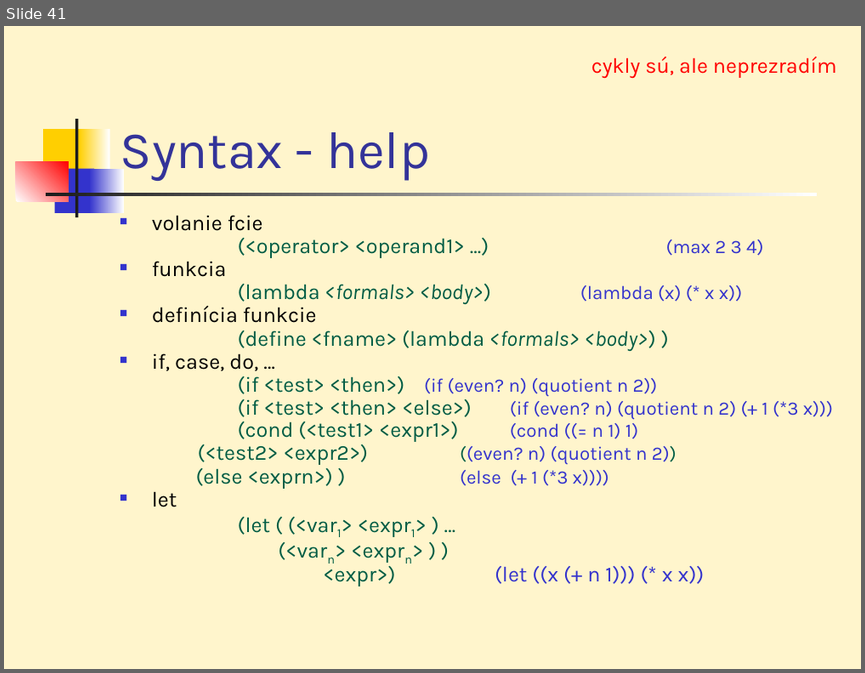
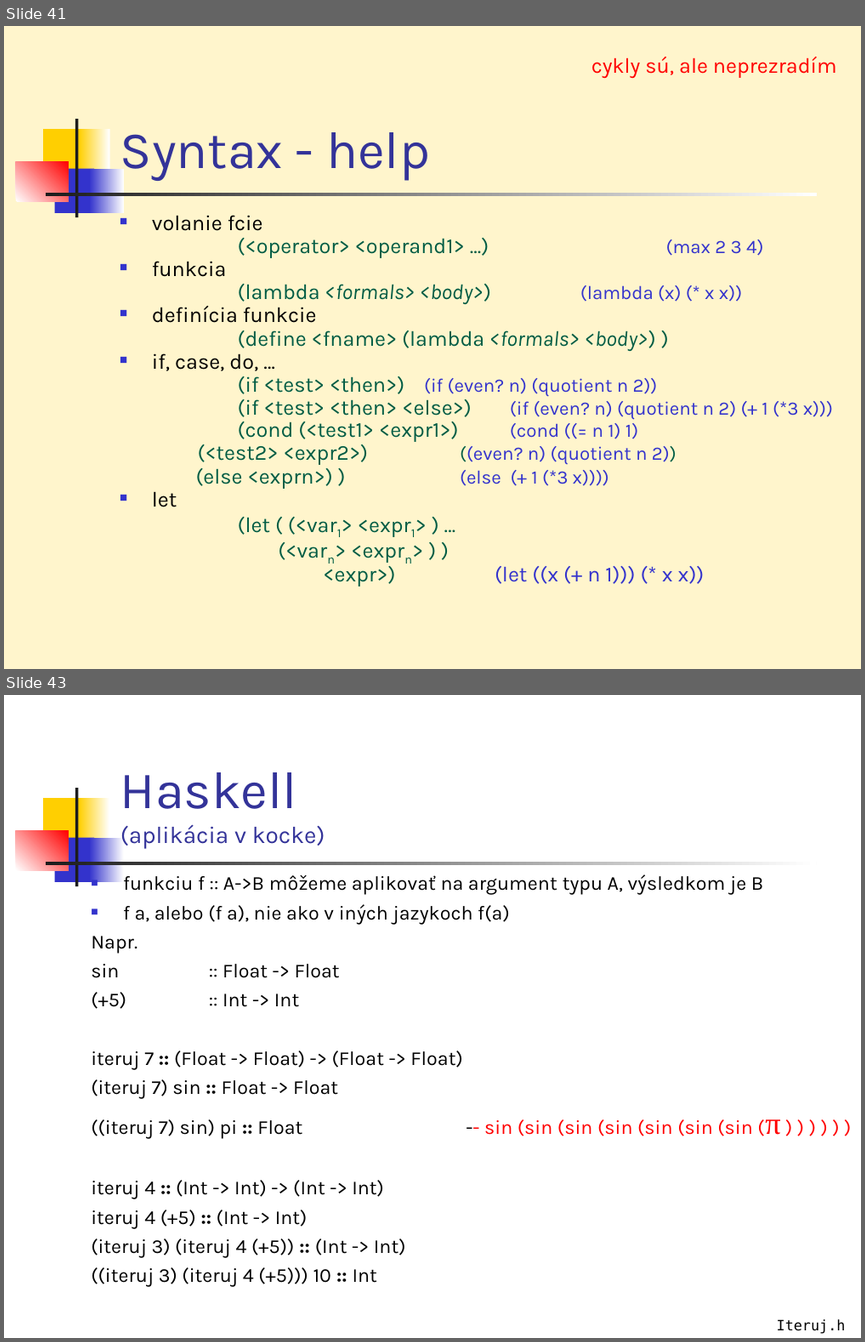
Before and after one commit to Funkcionalne/Prednasky, a slide deck: 01/01_fpro.ppt. Shown one above the other, each under a label of ours: slide 41 before the commit, slides 41 and 43 after it; the slides between them are not shown. The pictures are 865x673 and 865x1342 pixels, drawn with LibreOffice and Linux fonts; fonts in the diff are those of the drawing. Boxes give left, top, right and bottom in pixels: in the first picture for what was removed or moved away, otherwise in the second. Text is boxed around its words. In the diff, an @@ line names an element or a change of style, - is before the commit and + after.

Commit message:
pridany haskell

```diff
--- a/01/01_fpro.ppt
+++ b/01/01_fpro.ppt
@@ slide 43 added at <box>4,695,861,1338</box>, background #FFFFFF; not listed: 7 template elements that a slide beside it also shows @@
@@ title added at <box>120,772,325,849</box>, 20 pt, text #333399 @@
+Haskell
+(aplikácia v kocke)
@@ text added at <box>91,874,780,1287</box>, 16.6 pt, text #000000 @@
+■ funkciu f :: A->B môžeme aplikovať na argument typu A, výsledkom je B
+■ f a, alebo (f a), nie ako v iných jazykoch f(a)
+Napr.
+sin :: Float -> Float
+(+5) :: Int -> Int
+iteruj 7 :: (Float -> Float) -> (Float -> Float)
+(iteruj 7) sin :: Float -> Float
+((iteruj 7) sin) pi :: Float -- sin (sin (sin (sin (sin (sin (sin (π ) ) ) ) ) )
+iteruj 4 :: (Int -> Int) -> (Int -> Int)
+iteruj 4 (+5) :: (Int -> Int)
+(iteruj 3) (iteruj 4 (+5)) :: (Int -> Int)
+((iteruj 3) (iteruj 4 (+5))) 10 :: Int
@@ text added at <box>777,1319,846,1333</box>, 12 pt, text #000000 @@
+Iteruj.hs
```
Also in this commit, not shown: 4 other slides added, 3 other files.
